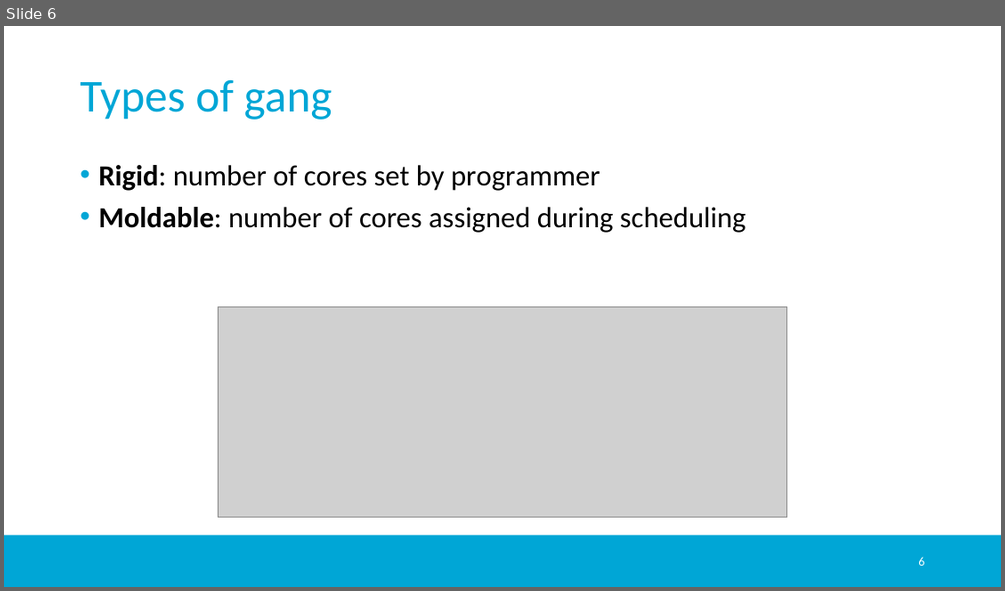
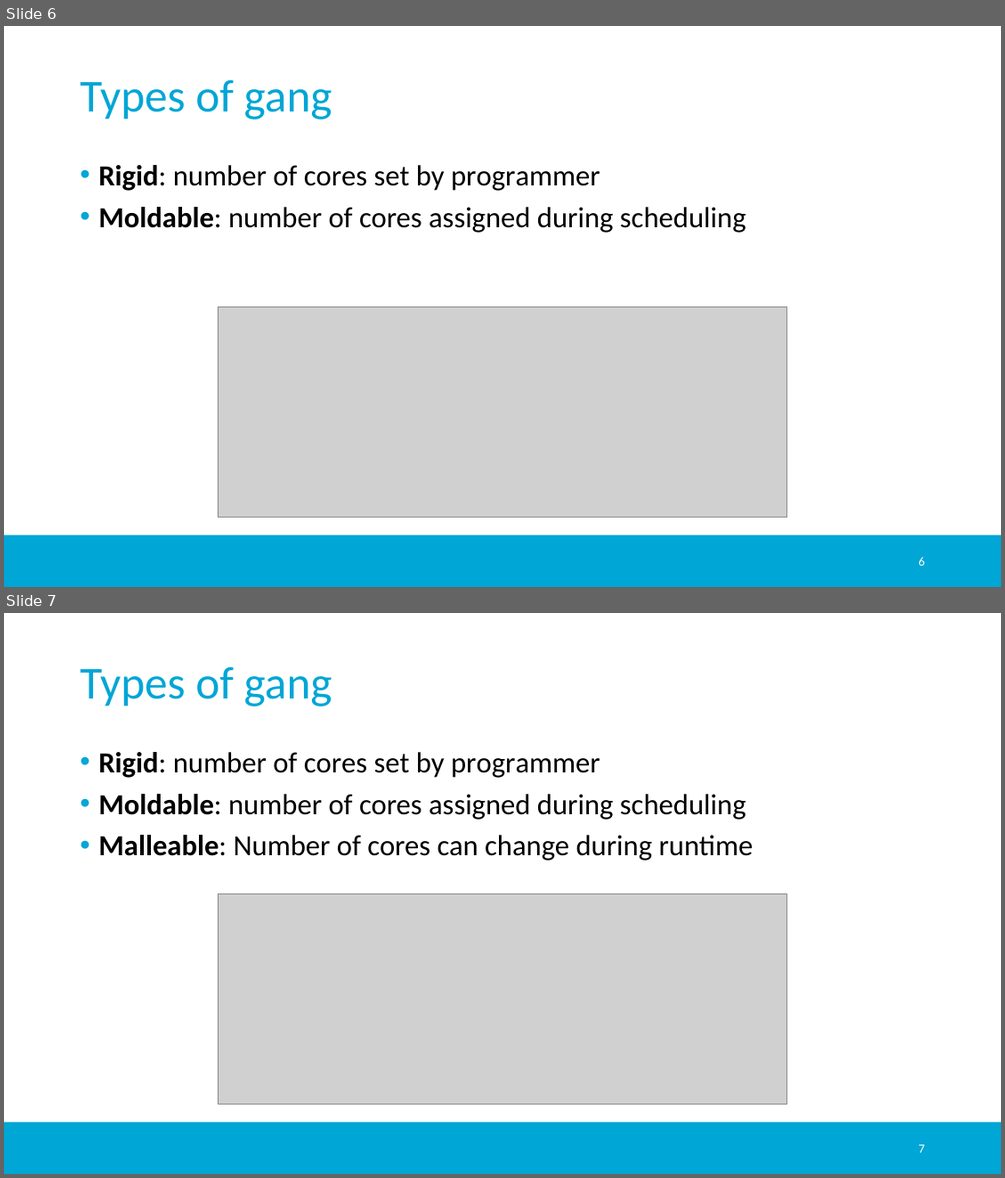
Before and after one commit to jmigual/APATeoria, a slide deck: Notes/TFM_presentations/2020_02_24_v2/2020_02_24_v2.pptx. Shown one above the other, each under a label of ours: slide 6 before the commit, slides 6 and 7 after it. The pictures are 1005x591 and 1005x1178 pixels, drawn with LibreOffice and Linux fonts; fonts in the diff are those of the drawing; grey boxes stand for pictures; background and template pictures are left out. Boxes give left, top, right and bottom in pixels: in the first picture for what was removed or moved away, otherwise in the second. Text is boxed around its words. In the diff, an @@ line names an element or a change of style, - is before the commit and + after.

```diff
--- a/Notes/TFM_presentations/2020_02_24_v2/2020_02_24_v2.pptx
+++ b/Notes/TFM_presentations/2020_02_24_v2/2020_02_24_v2.pptx
@@ slide 7 added at <box>4,613,1001,1174</box>, background #FFFFFF; not listed: 1 template element that a slide beside it also shows @@
@@ title added at <box>80,666,332,706</box>, 44 pt, text #00A6D6 @@
+Types of gang
@@ text added at <box>98,752,753,860</box>, 28 pt, text #000000 @@
+• Rigid: number of cores set by programmer
+• Moldable: number of cores assigned during scheduling
+• Malleable: Number of cores can change during runtime
@@ picture added at <box>218,893,788,1103</box> @@
@@ page number added at <box>918,1144,924,1152</box>, 12 pt, text #FFFFFF @@
+7
```
Also in this commit, not shown: 3 other slides added, 5 other files.
